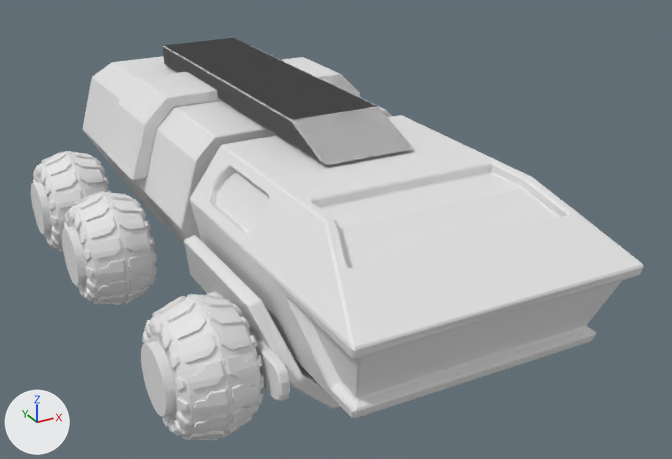
An edit to the Blender file godotdemo/godot.blend, drawn before and after from the same camera.
The view is the same before and after, from a 50 mm lens placed at (-2.94, -5.58, 3.39), pointed at (0.18, 0.1, 0.56). Lighting does not change. The marker at lower left points along +X, +Y and +Z.
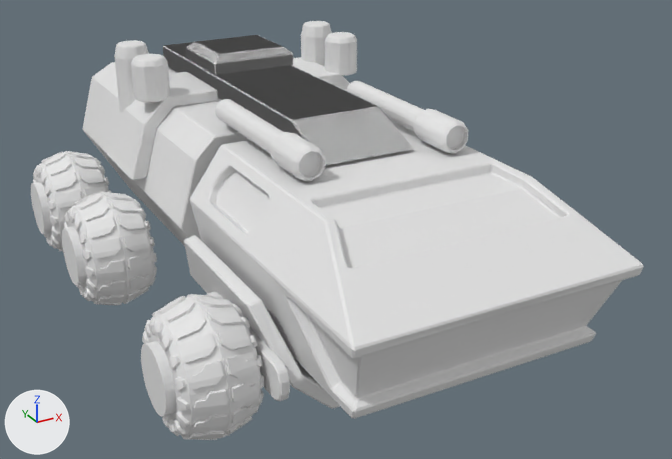
The change, as a diff of the scene's bpy script:
```diff
--- a/godotdemo/godot.blend.py
+++ b/godotdemo/godot.blend.py
@@ me_plane_002 @@
 # used by ob_plane_005; location = (0.0, 0.0, 0.0)
-me_plane_002.from_pydata(...)  # 150 vertices, 117 faces; spans x -0.34..1.09, y -2.18..2.89, z 0.14..1.58
+me_plane_002.from_pydata(...)  # 302 vertices, 243 faces; spans x -0.34..1.09, y -2.18..2.89, z 0.14..1.79
+# me_plane_002 part 1: a new loose piece of 60 vertices spanning x 0.42..0.64, y -0.91..0.43, z 1.39..1.62
+# me_plane_002 part 2: a new loose piece of 50 vertices spanning x 0.69..0.96, y 1.04..1.32, z 1.45..1.77
+# me_plane_002 part 3: a new loose piece of 30 vertices spanning x 0.69..0.96, y 1.48..1.76, z 1.12..1.79
+# me_plane_002 part 4
+# 12 vertices are added at x -0.34..0.34, y 1.08..1.73, z 1.59..1.73
+# 10 new faces join them
```

Where the change shows, as pixel boxes (x1, y1, x2, y2) in the pictures (672 x 459 px):
'Plane.005', reshaped
    before: (83, 38, 644, 419)
    after: (83, 21, 644, 419)
part 1 of me_plane_002, added
    after: (215, 81, 469, 181)
part 2 of me_plane_002, added
    after: (131, 32, 357, 102)
part 3 of me_plane_002, added
    after: (114, 21, 332, 113)
part 4 of me_plane_002, added
    after: (186, 35, 293, 75)
